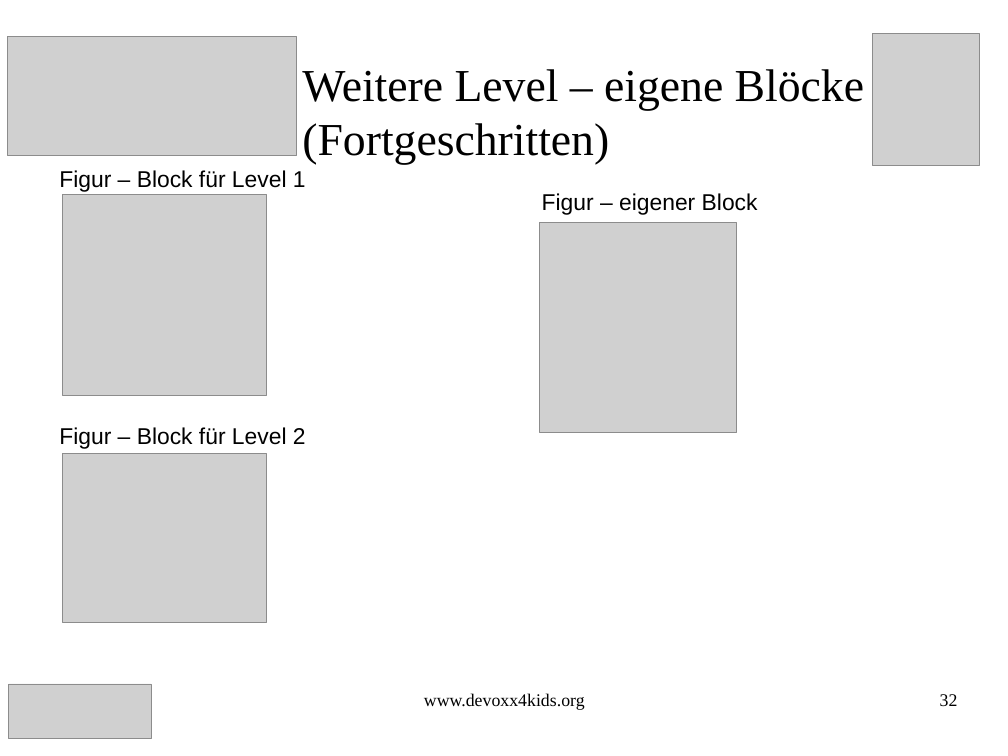
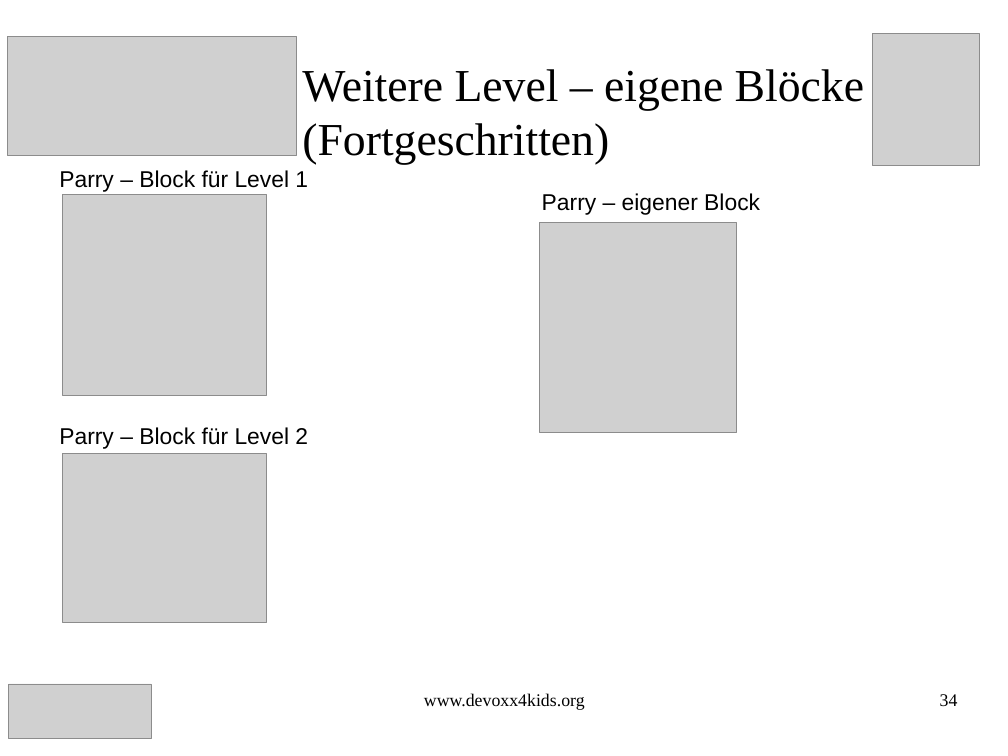
Before and after one commit to Devoxx4KidsDE/workshop-scratch, a slide deck: slide 34 of flyingBird/FlyingBird_Scratch_Aufgaben.odp (slide 32 before the commit). Drawn at 1008x756 pixels with LibreOffice and Linux fonts; fonts in the diff are those of the drawing; grey boxes stand for pictures. Boxes give left, top, right and bottom in pixels: in the first picture for what was removed or moved away, otherwise in the second. Text is boxed around its words. In the diff, an @@ line names an element or a change of style, - is before the commit and + after.

```diff
--- a/flyingBird/FlyingBird_Scratch_Aufgaben.odp
+++ b/flyingBird/FlyingBird_Scratch_Aufgaben.odp
@@ text at (59,170,308,192): text changed @@
-Figur – Block für Level 1
+Parry – Block für Level 1
@@ text at (542,193,760,215): text changed @@
-Figur – eigener Block
+Parry – eigener Block
@@ text at (59,427,308,449): text changed @@
-Figur – Block für Level 2
+Parry – Block für Level 2
@@ page number at (940,694,958,706): text changed @@
-32
+34
```
Also in this commit, not shown: 28 other slides changed, 4 slides added, 2 slides removed, 2 other files.
